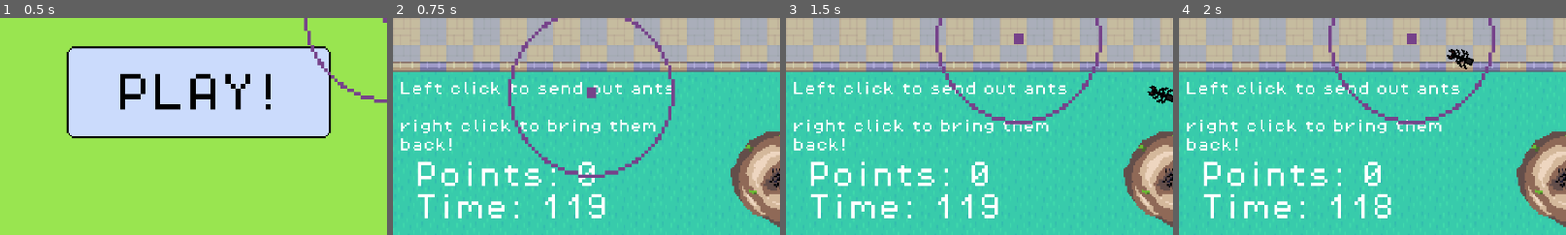
Above: before the commit, frames 1-4 (left to right).
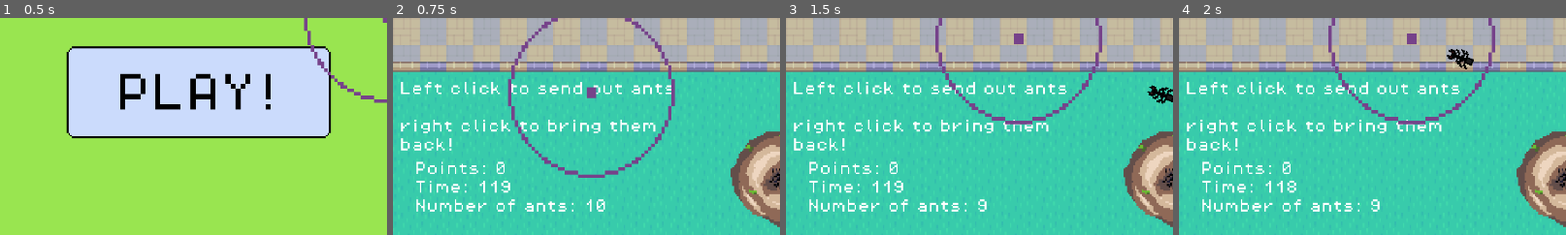
Above: after the commit, the same moments.

Repository: kiankiko9999/KDS-Ants
Game: Godot game, scene res://Scenes/MainMenu.tscn
Same seed, same stepped clock (60 frames per second), same inputs: the game is played once before the commit and once after it. Sound files missing from this copy of the repository are replaced by a short silence.
Inputs (mouse positions are % of the whole screen's width and height, from its top left):
- Up to frame 1 (0.5 s): no input
- Up to frame 2 (0.75 s): tap Enter at 0.5 s; move the mouse to (26, 67) at 0.52 s; click (26, 67) at 0.67 s
- Up to frame 3 (1.5 s): tap Enter at 1.25 s; move the mouse to (30, 55) at 1.27 s; click (30, 55) at 1.42 s
- Up to frame 4 (2 s): no input
The pictures show only the part of the screen within x 0-50%, y 50-100%; the shares and areas given below are measured in that part.

Frame 1 is identical in both runs. In frame 2, 3.8% of the frame differs, in the area x 6-55%, y 66-93%; in frame 3, 3.9%; in frame 4, 3.9%.

Commit message:
Leftover changes

Diff:
--- a/kds-project-1/Scenes/Apple.tscn
+++ b/kds-project-1/Scenes/Apple.tscn
@@ -11,7 +11,7 @@
 collision_mask = 3
 script = ExtResource("1_cvq6o")
 weight = 7
-ants_to_spawn = 3
+ants_to_spawn = 4
 
 [node name="CollisionShape2D" type="CollisionShape2D" parent="." unique_id=1066962747]
 shape = SubResource("RectangleShape2D_usam7")
--- a/kds-project-1/Scenes/ant_controller.tscn
+++ b/kds-project-1/Scenes/ant_controller.tscn
@@ -36,6 +36,7 @@
 offset_right = -179.0
 offset_bottom = 50.0
 theme_override_fonts/font = ExtResource("5_fpjnh")
+theme_override_font_sizes/font_size = 8
 script = ExtResource("6_mbg7k")
 
 [node name="Timer" type="Timer" parent="Label" unique_id=1585459559]
--- a/kds-project-1/Scripts/label.gd
+++ b/kds-project-1/Scripts/label.gd
@@ -23,4 +23,4 @@
 		pass
 
 func update_label():
-	text = "Points: %d\nTime: %d" % [antController.points, time_left]
+	text = "Points: %d\nTime: %d\nNumber of ants: %d" % [antController.points, time_left, get_parent().ants_in_nest]
Not shown, changed: kds-project-1/export_presets.cfg
